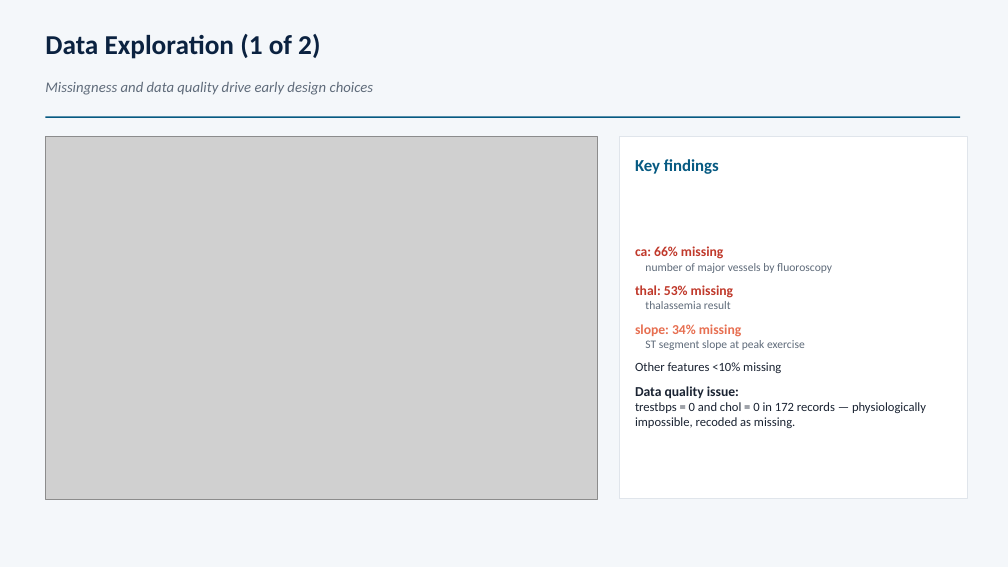
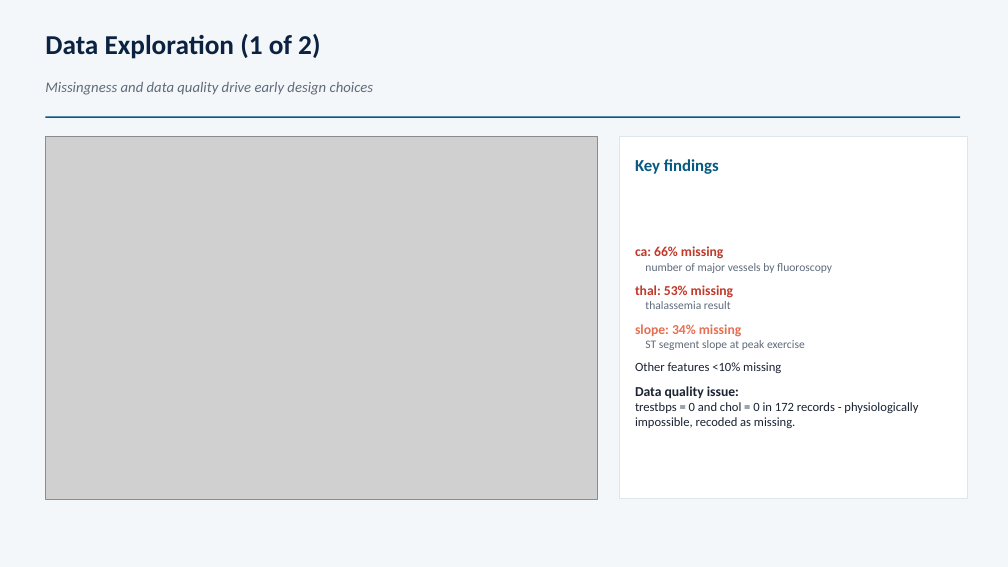
Before and after one commit to stanleyewenike/my_portfolio, a slide deck: slide 3 of heart_disease_rap/Technical_Presentation.pptx. Drawn at 1008x567 pixels with LibreOffice and Linux fonts; fonts in the diff are those of the drawing; grey boxes stand for pictures. Boxes give left, top, right and bottom in pixels: in the first picture for what was removed or moved away, otherwise in the second. Text is boxed around its words. In the diff, an @@ line names an element or a change of style, - is before the commit and + after.

Commit message:
Update the heart disease presentation and tidy the HEU README
The presentation is the 27 Apr 2026 version. The README change is formatting only: trailing spaces, code fences and divider lines.

```diff
--- a/heart_disease_rap/Technical_Presentation.pptx
+++ b/heart_disease_rap/Technical_Presentation.pptx
@@ text at [635,402,918,428]: text changed @@
-trestbps = 0 and chol = 0 in 172 records — physiologically impossible, recoded as missing.
+trestbps = 0 and chol = 0 in 172 records - physiologically impossible, recoded as missing.
```
Also in this commit, not shown: 1 other file.
